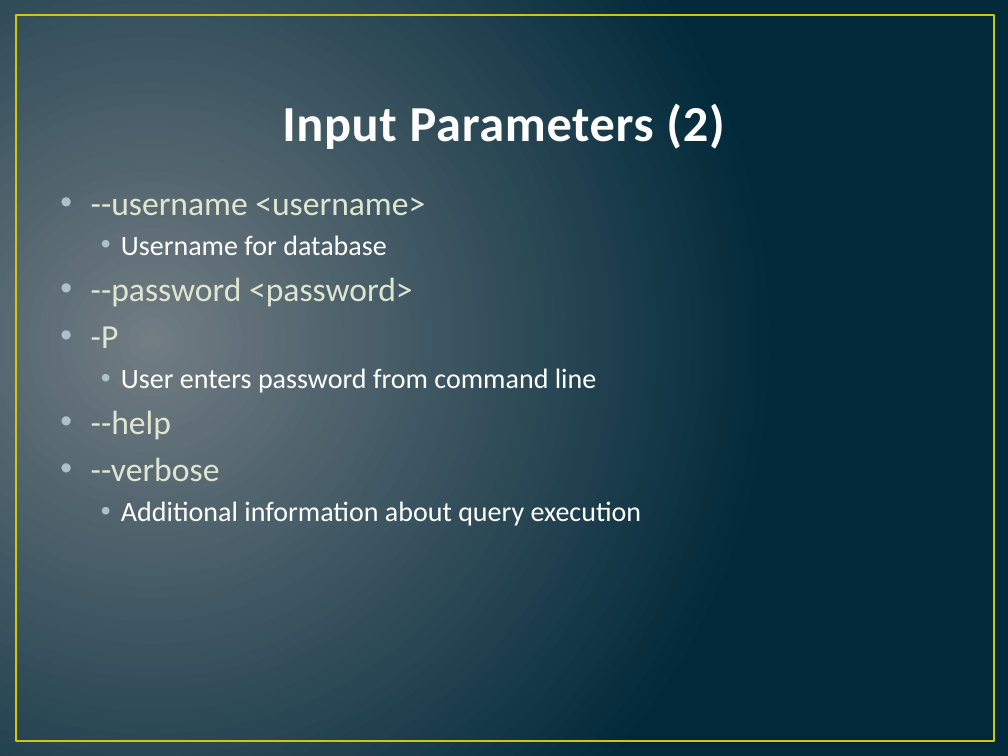
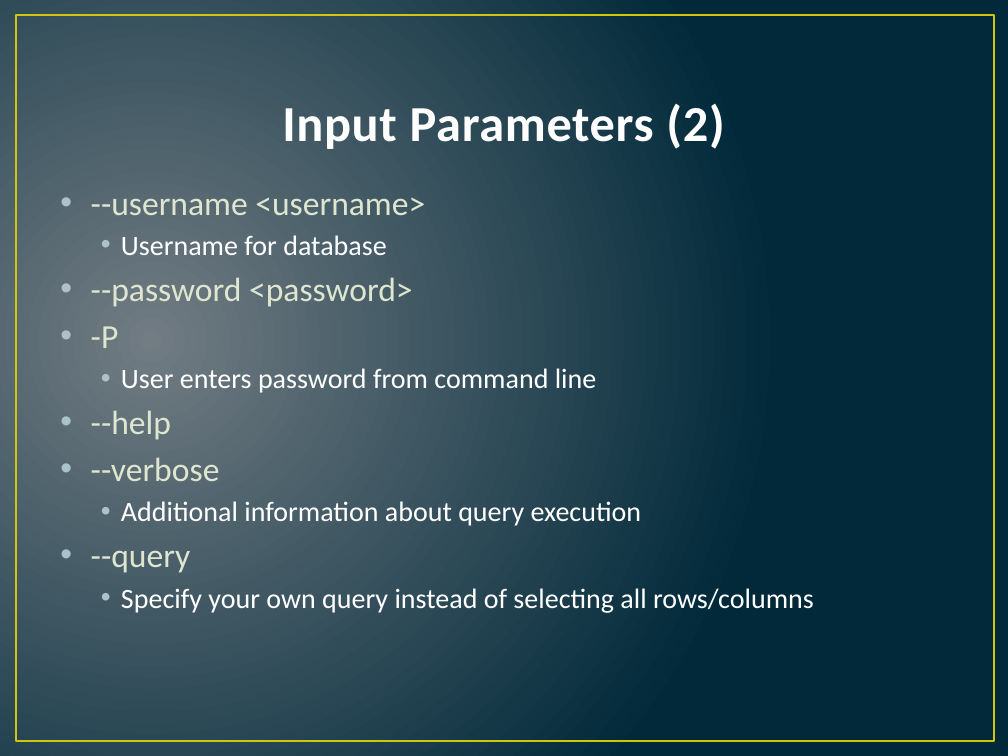
Before and after one commit to jl5x4/CS590VC_Midterm, a slide deck: slide 5 of CS590VC_Sqoop_Presentation.pptx. Drawn at 1008x756 pixels with LibreOffice and Linux fonts; fonts in the diff are those of the drawing. Boxes give left, top, right and bottom in pixels: in the first picture for what was removed or moved away, otherwise in the second. Text is boxed around its words. In the diff, an @@ line names an element or a change of style, - is before the commit and + after.

```diff
--- a/CS590VC_Sqoop_Presentation.pptx
+++ b/CS590VC_Sqoop_Presentation.pptx
@@ text at [91, 550, 814, 613]: paragraphs added @@
+• --query
+  • Specify your own query instead of selecting all rows/columns
```
Also in this commit, not shown: 1 slide added.
